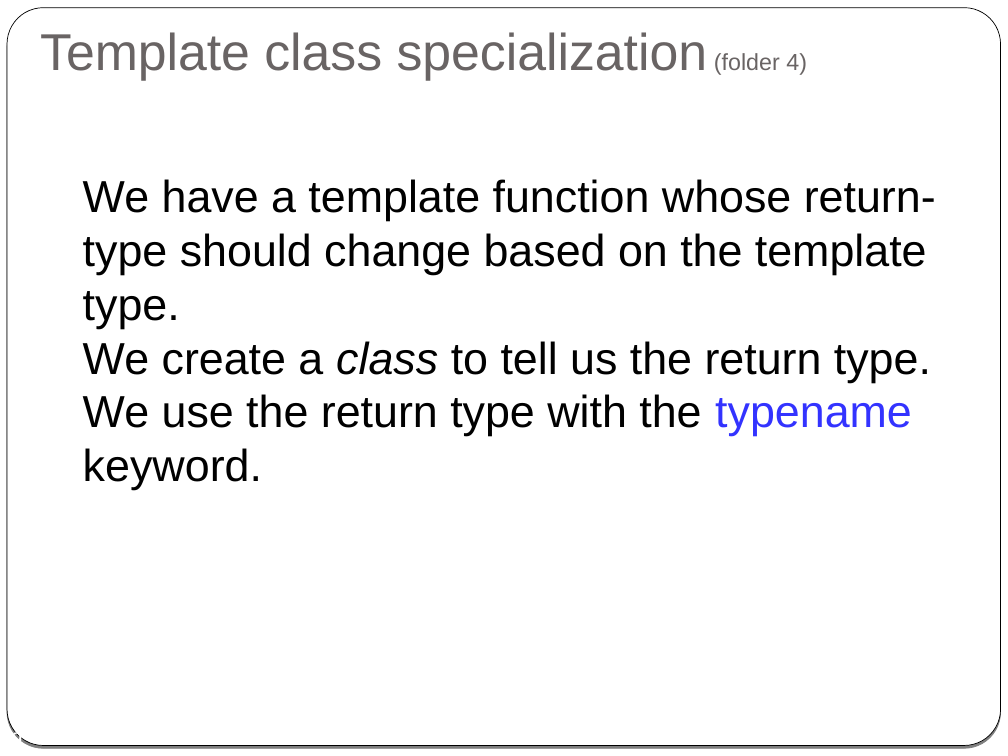
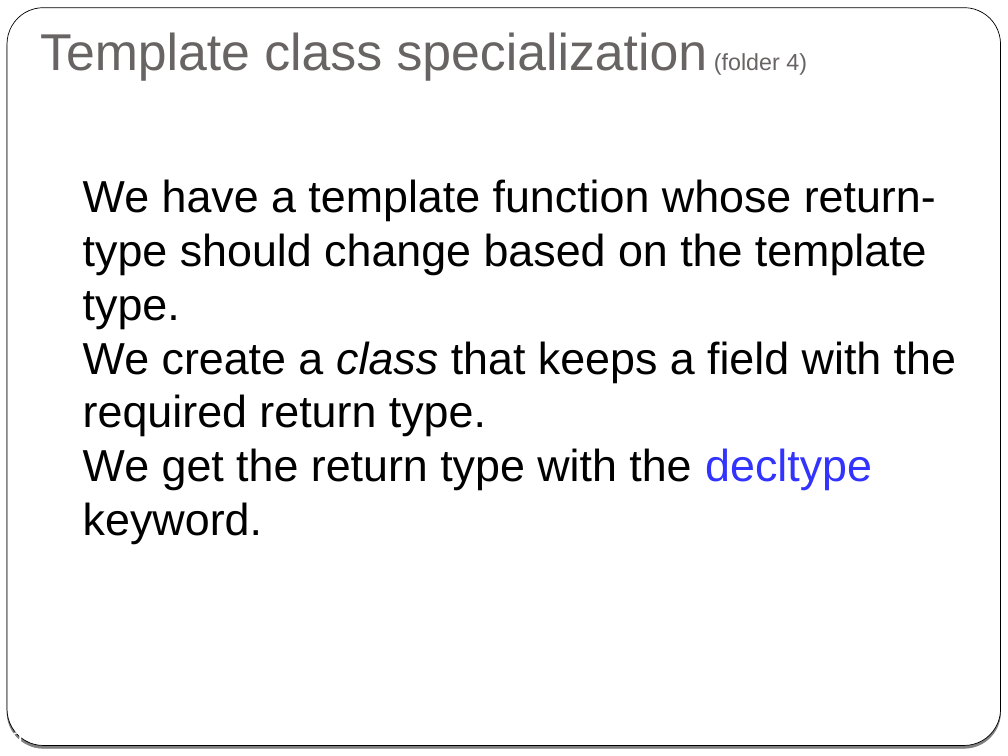
Before and after one commit to cpp-at-ariel/cpp-5779, a slide deck: slide 9 of 09-specializations-metaprogramming/slides.odp. Drawn at 1008x756 pixels with LibreOffice and Linux fonts; fonts in the diff are those of the drawing. Boxes give left, top, right and bottom in pixels: in the first picture for what was removed or moved away, otherwise in the second. Text is boxed around its words. In the diff, an @@ line names an element or a change of style, - is before the commit and + after.

```diff
--- a/09-specializations-metaprogramming/slides.odp
+++ b/09-specializations-metaprogramming/slides.odp
@@ text at (83,341,956,544): text changed @@
-● We create a class to tell us the return type.
-● We use the return type with the typename keyword.
+● We create a class that keeps a field with the required return type.
+● We get the return type with the decltype keyword.
```
Also in this commit, not shown: 2 other slides changed, 1 slide added, 3 slides removed, 4 other files.
